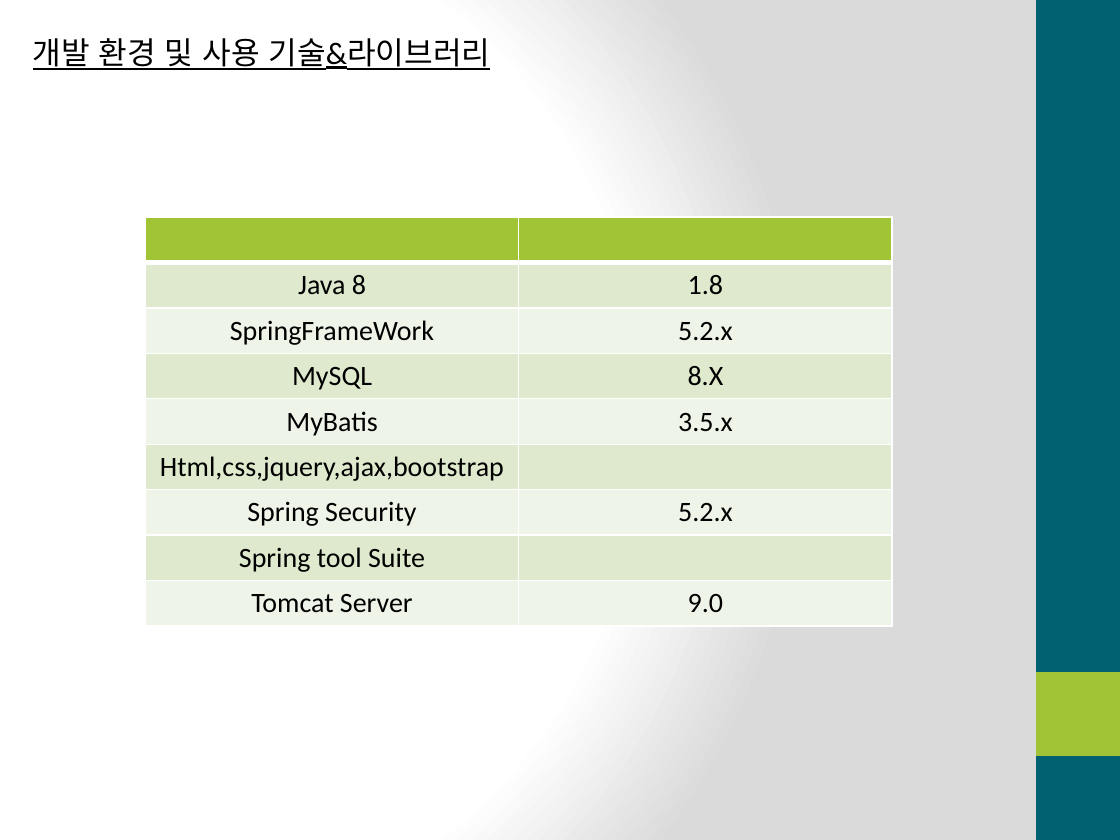
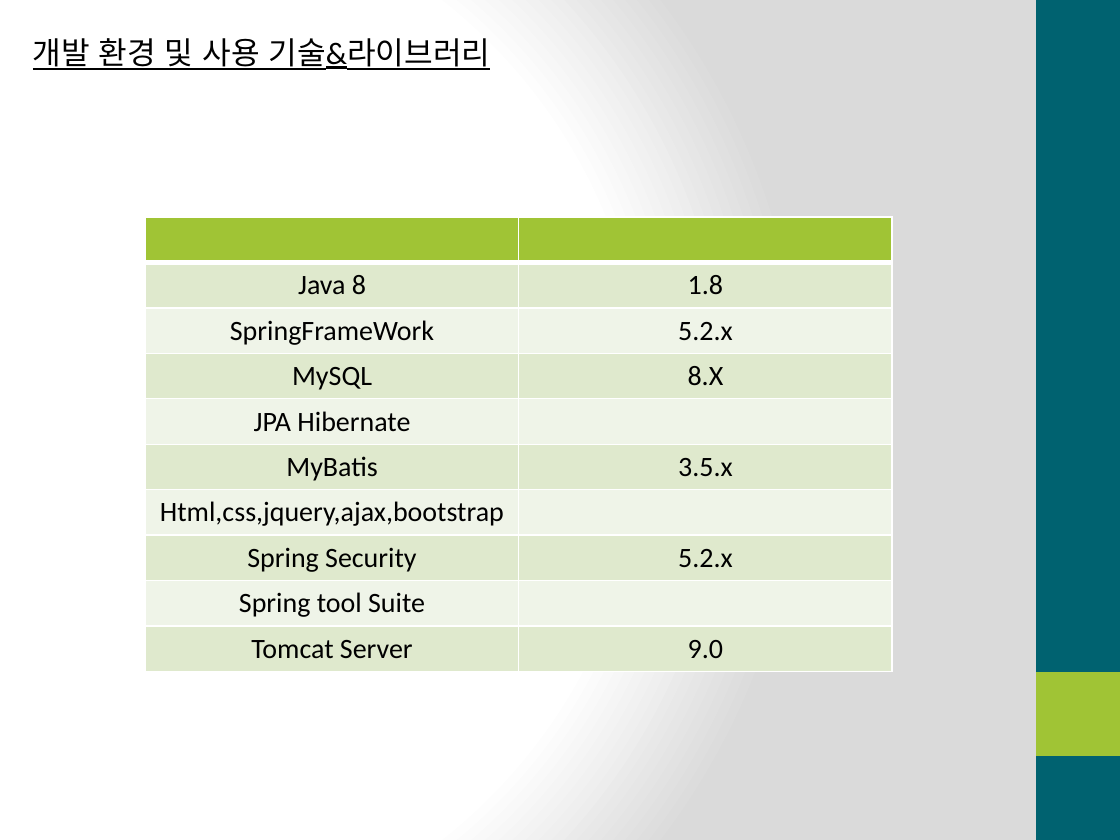
Before and after one commit to atakage/RoujinHome, a slide deck: slide 19 of RoujinHomePPT/RoujinHomePPT.pptx (slide 13 before the commit). Drawn at 1120x840 pixels with LibreOffice and Linux fonts; fonts in the diff are those of the drawing. Boxes give left, top, right and bottom in pixels: in the first picture for what was removed or moved away, otherwise in the second. Text is boxed around its words. In the diff, an @@ line names an element or a change of style, - is before the commit and + after.

```diff
--- a/RoujinHomePPT/RoujinHomePPT.pptx
+++ b/RoujinHomePPT/RoujinHomePPT.pptx
@@ table at bbox=[146, 217, 892, 672] @@
+row 5: JPA Hibernate | 
```
Also in this commit, not shown: 2 other slides changed, 6 slides added, 22 other files.
